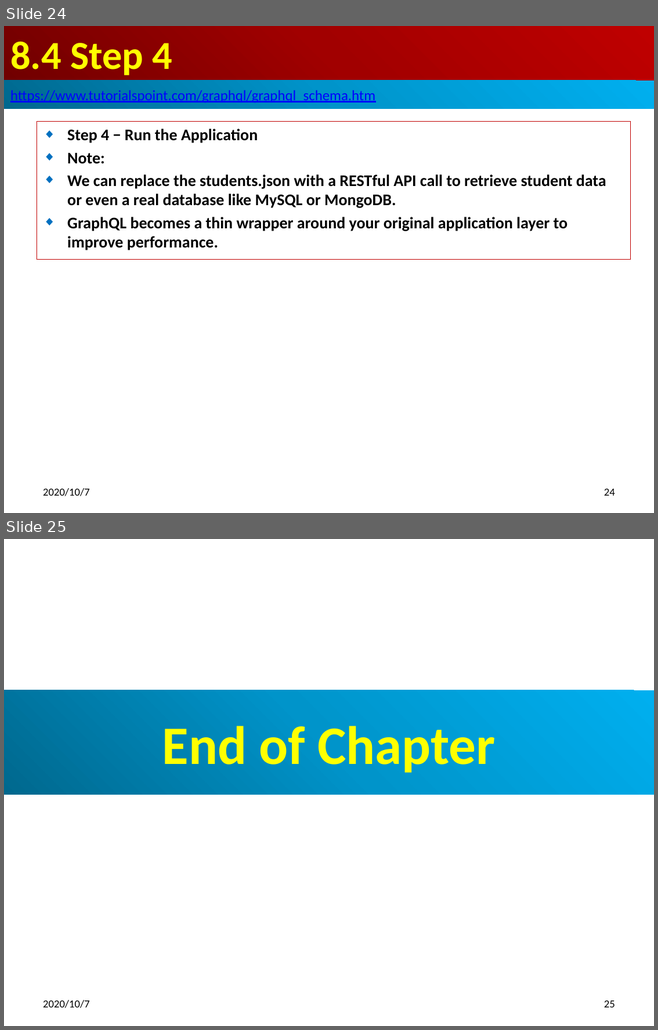
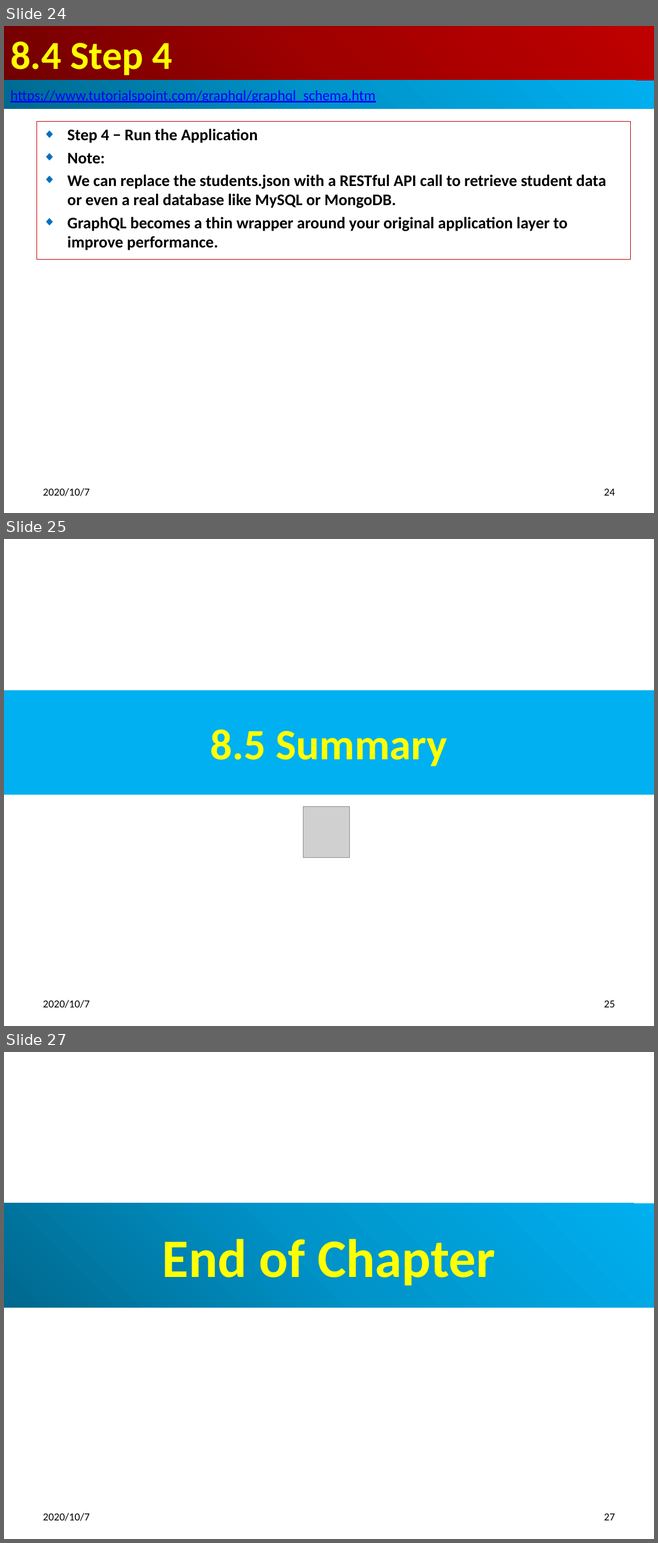
Before and after one commit to peterhchen/700_GraphQL, a slide deck: 08_SchemaApp.pptx. Shown one above the other, each under a label of ours: slides 24 and 25 before the commit, slides 24, 25 and 27 after it; the slides between them are not shown. The pictures are 658x1030 and 658x1543 pixels, drawn with LibreOffice and Linux fonts; fonts in the diff are those of the drawing; grey boxes stand for pictures. Boxes give left, top, right and bottom in pixels: in the first picture for what was removed or moved away, otherwise in the second. Text is boxed around its words. In the diff, an @@ line names an element or a change of style, - is before the commit and + after.

```diff
--- a/08_SchemaApp.pptx
+++ b/08_SchemaApp.pptx
@@ slide 25 added at box(4, 539, 654, 1026), background #FFFFFF @@
@@ title added at box(4, 690, 654, 795), fill #00B0F0, 48 pt, text #FFFF00, bold @@
+8.5 Summary
@@ picture added at box(303, 806, 350, 858) @@
@@ text added at box(43, 1000, 90, 1008), 12 pt, text #000000 @@
+2020/10/7
@@ page number added at box(604, 1001, 615, 1008), 12 pt, text #000000 @@
+25
@@ what was slide 25 is now slide 27 @@
@@ page number at box(604, 1514, 615, 1521): text changed @@
-25
+27
```
Also in this commit, not shown: 1 other slide added, 2 other files.
